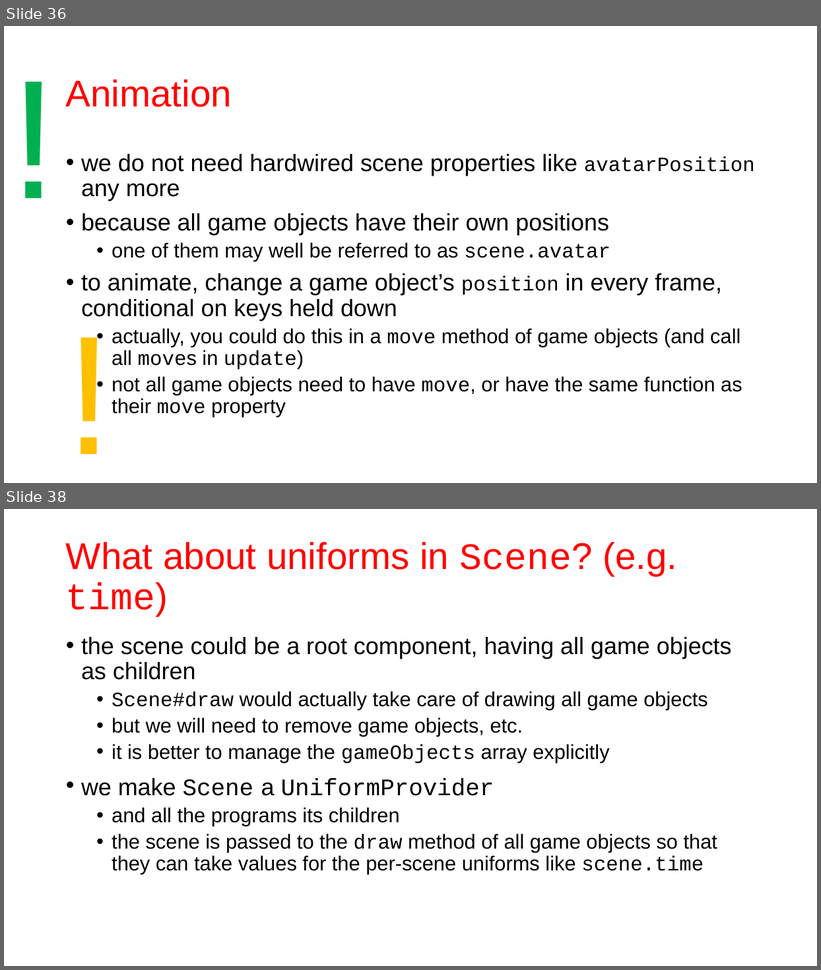
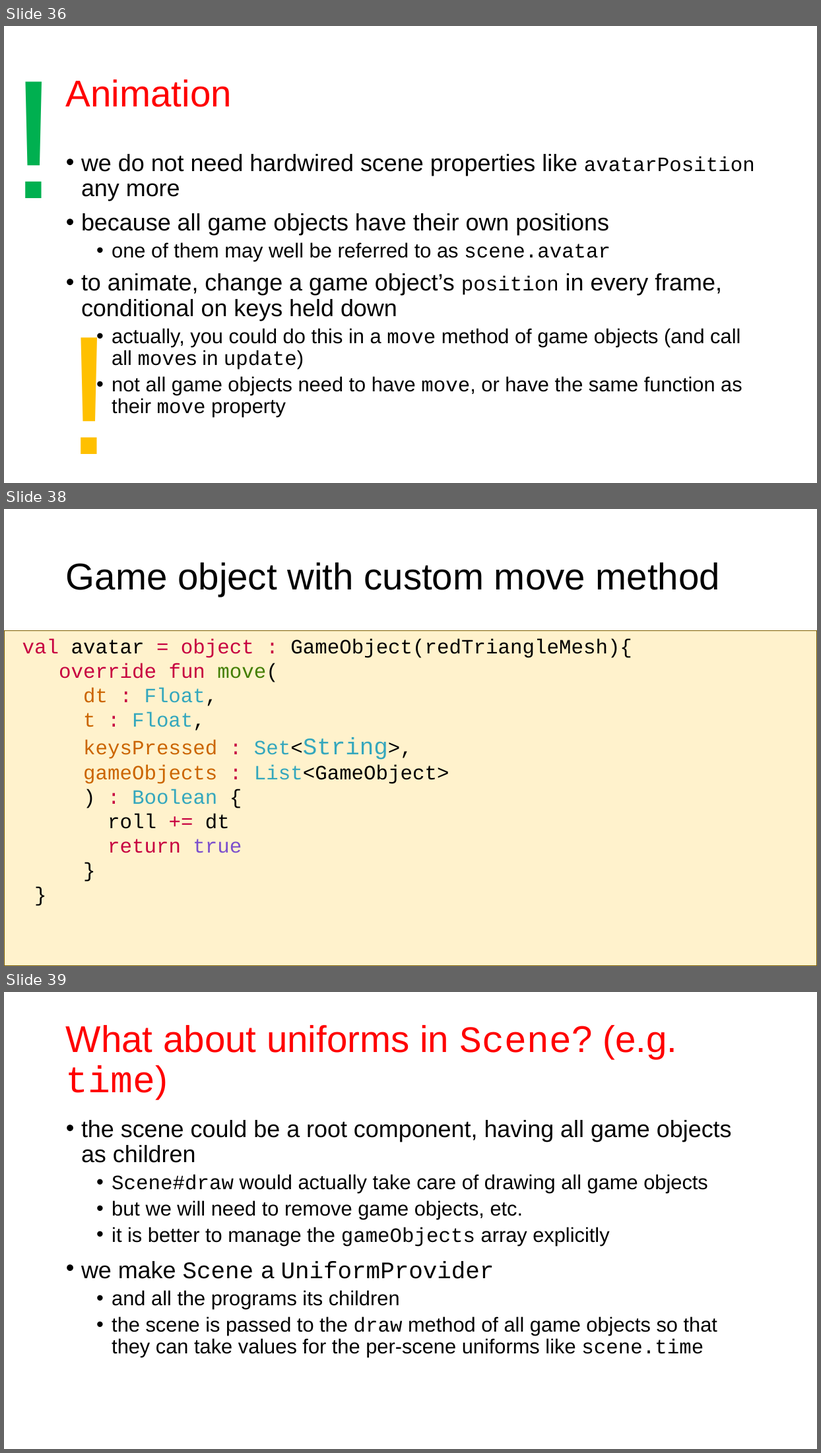
Before and after one commit to szecsi/kogfactory, a slide deck: projects/kog.020.030-gom/aitcg070 - Game Object Model.pptx. Shown one above the other, each under a label of ours: slides 36 and 38 before the commit, slides 36, 38 and 39 after it; the slides between them are not shown. The pictures are 821x970 and 821x1453 pixels, drawn with LibreOffice and Linux fonts; fonts in the diff are those of the drawing. Boxes give left, top, right and bottom in pixels: in the first picture for what was removed or moved away, otherwise in the second. Text is boxed around its words. In the diff, an @@ line names an element or a change of style, - is before the commit and + after.

```diff
--- a/projects/kog.020.030-gom/aitcg070 - Game Object Model.pptx
+++ b/projects/kog.020.030-gom/aitcg070 - Game Object Model.pptx
@@ slide 38 added at (4,509,817,966), background #FFFFFF @@
@@ title added at (66,562,720,596), 44 pt, text #000000 @@
+Game object with custom move method
@@ text added at (4,631,817,966), fill #FFF2CC, outline #806000 0.75 pt, 24 pt, text #000000 @@
+val avatar = object : GameObject(redTriangleMesh){
+override fun move(
+dt : Float,
+t : Float,
+keysPressed : Set<String>,
+gameObjects : List<GameObject>
+) : Boolean {
+roll += dt
+return true
+}
+}
@@ what was slide 38 is now slide 39 @@
```
Also in this commit, not shown: 1 slide changed.
